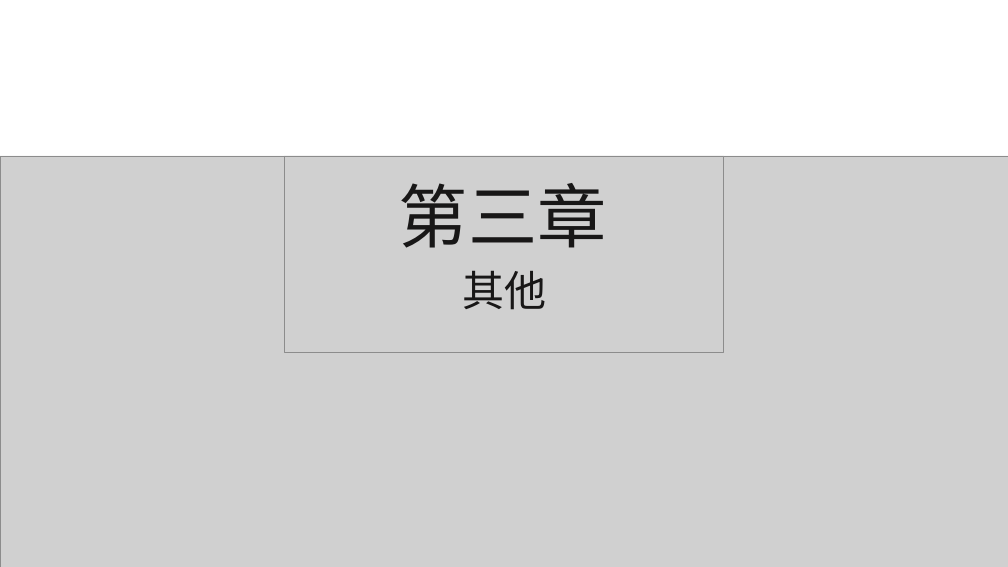
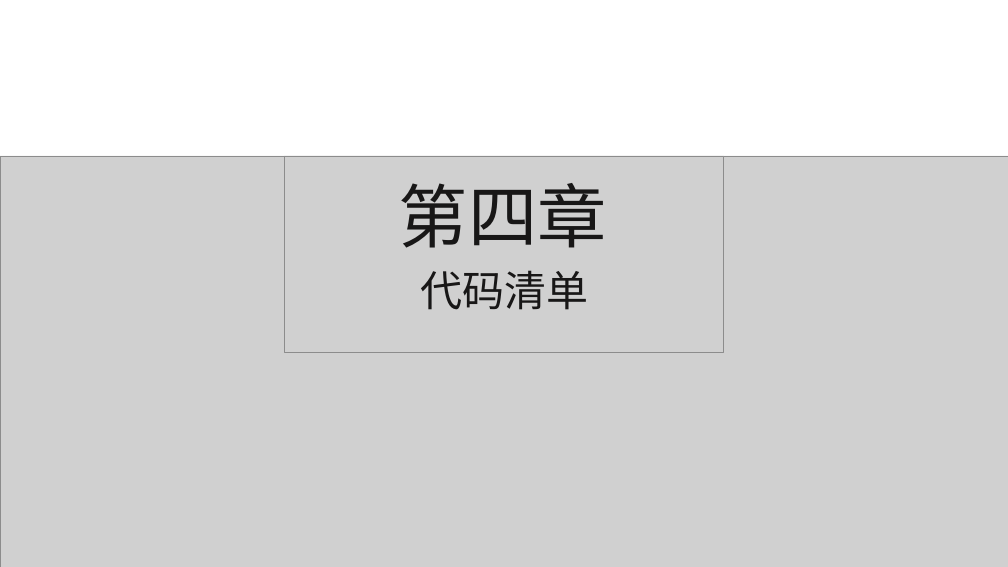
Before and after one commit to diligentsun/new-flappy-bird, a slide deck: slide 12 of 项目实现/项目实现PPT.pptx (slide 11 before the commit). Drawn at 1008x567 pixels with LibreOffice and Linux fonts; fonts in the diff are those of the drawing; grey boxes stand for pictures; background and template pictures are left out. Boxes give left, top, right and bottom in pixels: in the first picture for what was removed or moved away, otherwise in the second. Text is boxed around its words. In the diff, an @@ line names an element or a change of style, - is before the commit and + after.

```diff
--- a/项目实现/项目实现PPT.pptx
+++ b/项目实现/项目实现PPT.pptx
@@ text at [399,183,607,248]: text changed @@
-第三章
+第四章
@@ text at [421,270,589,310]: text changed @@
-其他
+代码清单
```
Also in this commit, not shown: 6 other slides changed, 2 slides added, 1 other file.
